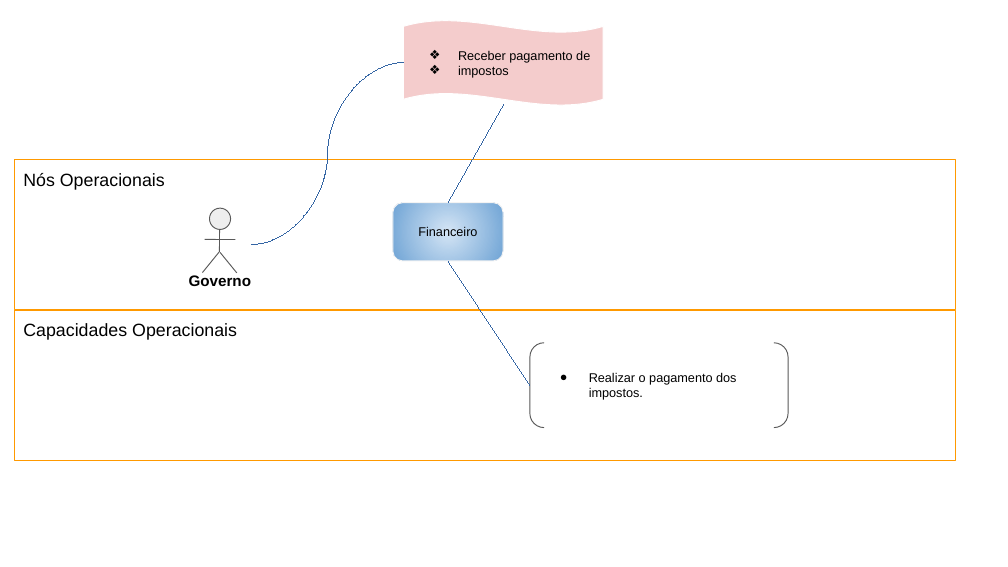
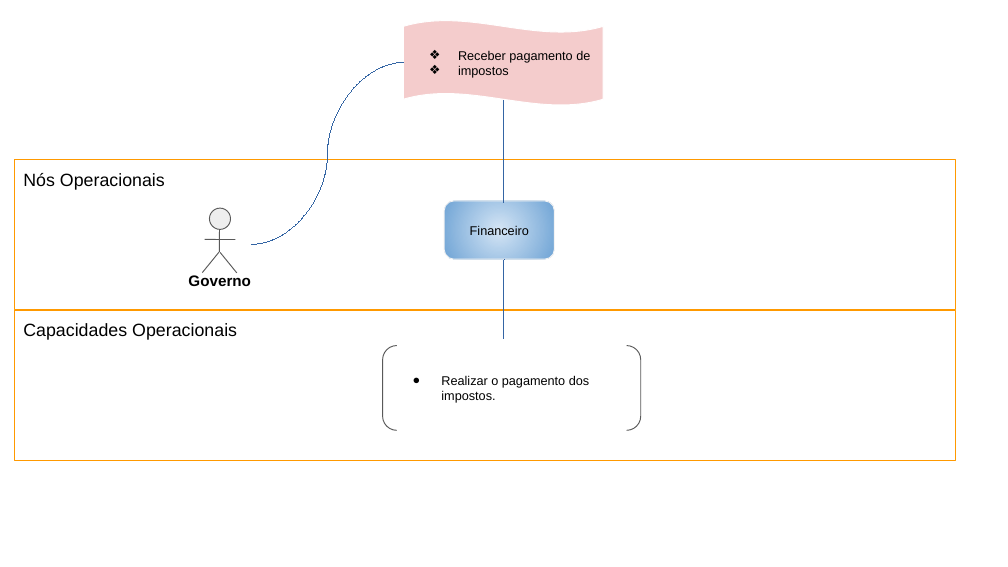
Before and after one commit to Darienzo08/ope_ads, a slide deck: slide 4 of docs/ARTEFATOS(15-23)/artefato15.pptx. Drawn at 1008x567 pixels with LibreOffice and Linux fonts; fonts in the diff are those of the drawing. Boxes give left, top, right and bottom in pixels: in the first picture for what was removed or moved away, otherwise in the second. Text is boxed around its words. In the diff, an @@ line names an element or a change of style, - is before the commit and + after.

```diff
--- a/docs/ARTEFATOS(15-23)/artefato15.pptx
+++ b/docs/ARTEFATOS(15-23)/artefato15.pptx
@@ freeform shape resized from (x1=448, y1=105, x2=503, y2=202) to (x1=503, y1=101, x2=504, y2=202) @@
@@ rounded rectangle "Financeiro" moved from (x1=393, y1=203, x2=504, y2=262) to (x1=445, y1=201, x2=555, y2=260) @@
@@ freeform shape resized from (x1=448, y1=262, x2=530, y2=386) to (x1=504, y1=259, x2=504, y2=338) @@
@@ bracket pair "Realizar o pagamento dos impostos." moved from (x1=531, y1=343, x2=788, y2=428) to (x1=383, y1=346, x2=641, y2=431) @@
```
Also in this commit, not shown: 3 other slides changed, 19 other files.
